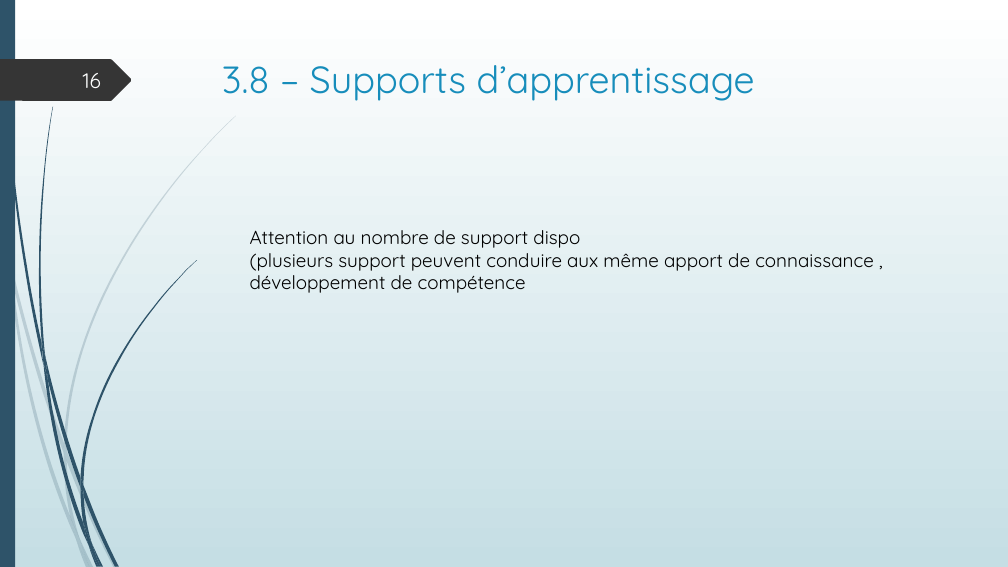
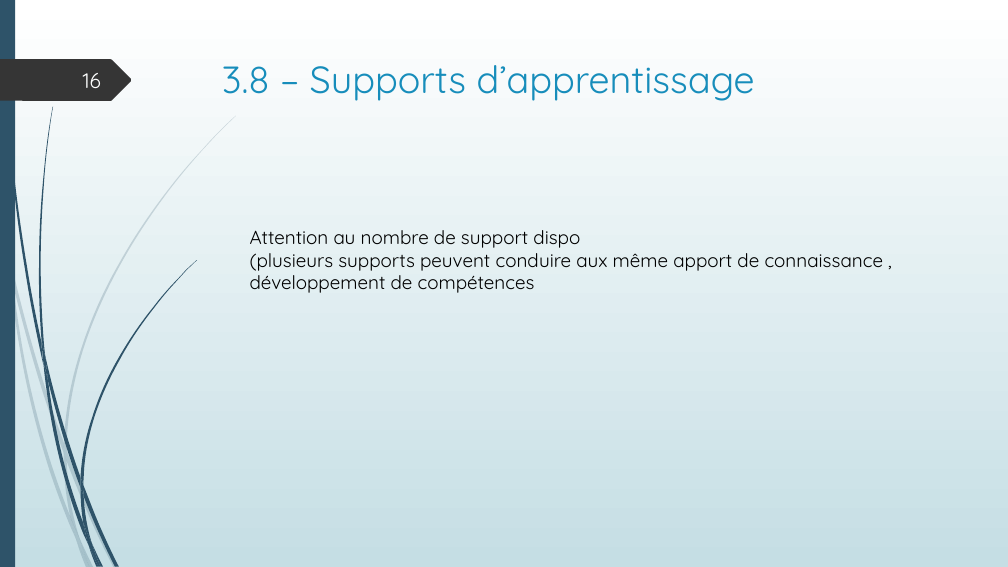
Before and after one commit to SdeuxiModeles/Modeles, a slide deck: slide 16 of N1.pptx. Drawn at 1008x567 pixels with LibreOffice and Linux fonts; fonts in the diff are those of the drawing. Boxes give left, top, right and bottom in pixels: in the first picture for what was removed or moved away, otherwise in the second. Text is boxed around its words. In the diff, an @@ line names an element or a change of style, - is before the commit and + after.

```diff
--- a/N1.pptx
+++ b/N1.pptx
@@ text at (250,247,884,293): text changed @@
-(plusieurs support peuvent conduire aux même apport de connaissance ,
-développement de compétence
+(plusieurs supports peuvent conduire aux même apport de connaissance ,
+développement de compétences
```
Also in this commit, not shown: 5 other slides changed.
